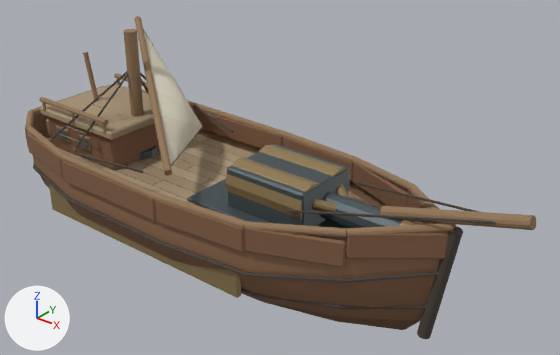
Two versions of the glTF model public/art/world3d/ships/fireShip.glb, one commit apart.
Rendered twice from a 50 mm camera at (153.9, -164.9, 137.8) aimed at (17.6, 5.5, 32.2). The lights are fixed; the arrows at lower left show +X, +Y and +Z. The picture after the commit comes second. Vertices at exactly the same position are counted once.

In view in the first picture: 'Gun', 'Hull'.
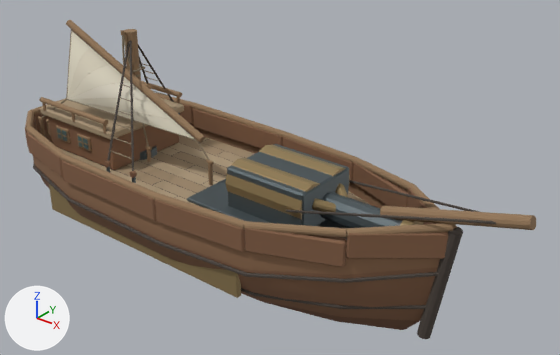
Where the change shows, as pixel boxes [x1, y1, x2, y2] in the pictures (560 x 355 px; the box of a moved part takes in the faces that stretch with it):
'Hull', reshaped
    before: [25, 16, 536, 339]
    after: [25, 20, 536, 339]
part 1 of me_round_planked_hull_001, moved or reshaped
    before: [70, 147, 77, 154]
    after: [104, 161, 111, 167]
part 2 of me_round_planked_hull_001, moved or reshaped
    before: [47, 138, 53, 143]
    after: [130, 171, 137, 178]
part 3 of me_round_planked_hull_001, moved or reshaped
    before: [75, 73, 129, 148]
    after: [107, 42, 130, 161]
part 4 of me_round_planked_hull_001, moved or reshaped (not visible before)
    after: [129, 40, 134, 171]
part 5 of me_round_planked_hull_001, moved or reshaped
    before: [135, 16, 172, 176]
    after: [66, 20, 205, 142]
part 6 of me_round_planked_hull_001, added
    after: [146, 148, 152, 162]
part 7 of me_round_planked_hull_001, added
    after: [208, 162, 213, 185]
part 8 of me_round_planked_hull_001, moved or reshaped (not visible before)
    after: [122, 35, 125, 66]
part 9 of me_round_planked_hull_001, moved or reshaped (not visible before)
    after: [123, 35, 149, 147]
part 10 of me_round_planked_hull_001, deleted
    before: [51, 29, 234, 173]
part 11 of me_round_planked_hull_001, reshaped
    before: [141, 32, 202, 164]
    after: [41, 29, 210, 160]

Edits to the bpy script that builds the scene:
```text
Change me_round_planked_hull_001:
    used by ob_hull; location = (0.0, 0.0, 0.0)
    remove me_round_planked_hull_001.from_pydata(...)  # 3624 vertices, 6236 faces; spans x -84.0..100.0, y -31.0..31.0, z 0.0..70.0
    add me_round_planked_hull_001.from_pydata(...)  # 4009 vertices, 6872 faces; spans x -84.0..100.0, y -31.0..31.0, z 0.0..71.0
    me_round_planked_hull_001 part 1: the loose piece of 24 vertices spanning x -47.0..-45.0, y -25.0..-23.0, z 33.0..35.0 is moved by (17.0, 0.0, 0.0)
    me_round_planked_hull_001 part 2: the loose piece of 24 vertices spanning x -60.0..-58.0, y -25.0..-23.0, z 33.0..35.0 is moved by (42.0, 0.0, 0.0)
    me_round_planked_hull_001 part 3: the loose piece of 12 vertices spanning x -46.0..-41.0, y -24.0..0.0, z 34.0..58.0 is multiplied about its middle by the matrix ((1.021, -0.8, 0.087), (0.804, 1.007, -0.174), (0.04, 0.191, 1.285)), then moved by (8.0, 0.0, 6.0)
    me_round_planked_hull_001 part 4: the loose piece of 12 vertices spanning x -31.0..-21.0, y -9.0..-1.0, z 48.0..53.0 is multiplied about its middle by the matrix ((3.541, 0.693, 1.191), (-0.303, 3.596, -1.191), (-1.345, 1.015, 3.406)), then moved by (-3.0, -7.0, 1.0), in mat_tarred_oak (brown #4b423c)
    me_round_planked_hull_001 part 5: the loose piece of 24 vertices spanning x -62.0..0.0, y -25.0..22.0, z 38.0..68.0 is multiplied about its middle by the matrix ((-0.487, 0.366, 0.586), (-0.507, -0.676, 0.0), (0.468, -0.351, 0.609)), then moved by (-6.0, -3.0, 3.0)
    me_round_planked_hull_001 part 6: a new loose piece, a 12-sided cylinder along z spanning x -32.7..-31.3, y -4.7..-3.3, z 27.0..32.0, in mat_cut_oak (brown #937657)
    me_round_planked_hull_001 part 7: a new loose piece, a 12-sided cylinder along z spanning x -3.9..-2.5, y -4.7..-3.3, z 27.0..35.0, in mat_cut_oak (brown #937657)
    me_round_planked_hull_001 part 8: the loose piece of 12 vertices spanning x -41.0..-33.0, y 6.0..7.0, z 53.0..57.0 is scaled about its middle by (0.00014, 0.64, -3.75), then moved by (-4.0, -10.0, 8.0), in mat_hemp_rigging (brown #8b7d65)
    me_round_planked_hull_001 part 9: the loose piece of 12 vertices spanning x -37.0..-33.0, y 13.0, z 49.0..53.0 is scaled about its middle by (2.29, 2.31, 9.22), then moved by (-1.0, -17.0, 0.0), in mat_hemp_rigging (brown #8b7d65)
    me_round_planked_hull_001 part 10: 45 loose pieces with 579 vertices, spanning x -60.0..-2.0, y -28.0..28.0, z 34.0..66.0, are deleted
    me_round_planked_hull_001 part 11: 24 vertices moved from x -57.0..-41.0, y 0.0..22.0, z 36.0..58.0 to x -57.0..-41.0, y 0.0..22.0, z 37.0..69.0; 61 vertices removed from x -60.0..-2.0, y -24.0..20.0, z 37.0..66.0; 797 vertices added at x -74.0..-3.0, y -22.0..19.0, z 35.0..69.0
    other edits to the shape of me_round_planked_hull_001 do not show in these pictures
```
